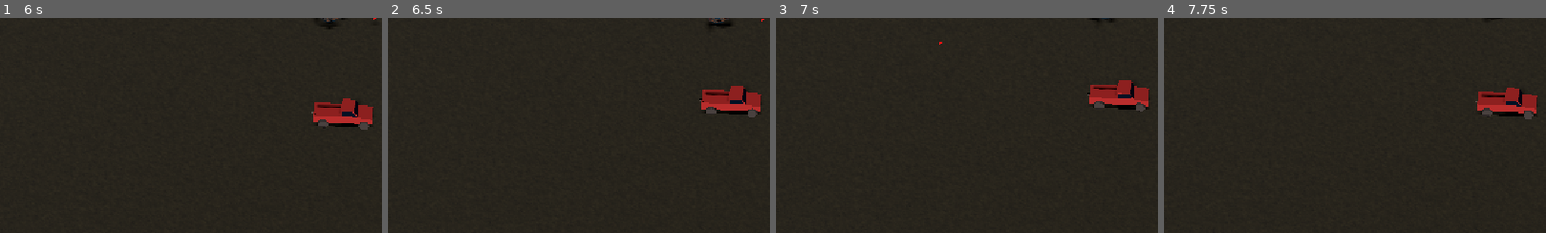
Above: before the commit, frames 1-4 (left to right).
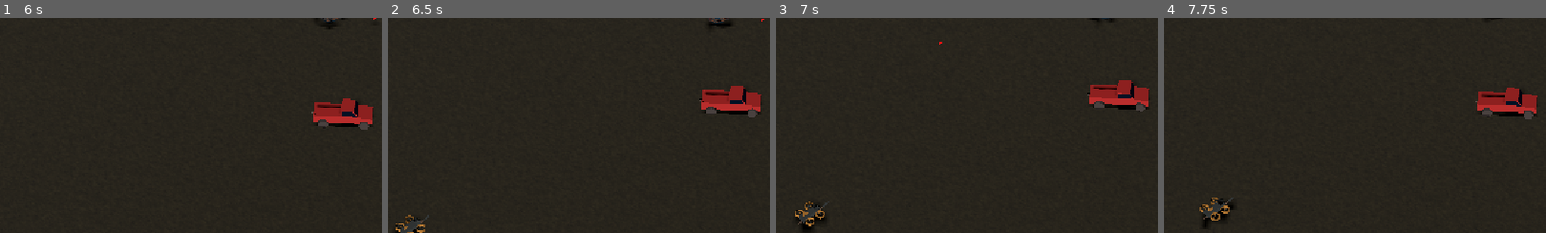
Above: after the commit, the same moments.

Repository: Gamkedo/terminus-2k28
Game: Godot game, scene res://level_menu.tscn
The game is run twice, just before and just after one commit, with the same random seed, the same clock (stepped at 60 frames per second) and the same inputs.
Inputs (mouse positions are % of the whole screen's width and height, from its top left):
- Up to frame 1 (6 s): click (50, 46) at 0.5 s; tap Enter at 1.25, 4.25 s; move the mouse to (72, 45) at 1.27 s; press the mouse at (72, 45) at 1.28 s; hold D (walk_right) 1.28-2 s; release the mouse at (72, 45) at 2 s; drag from (30, 55) to (45, 70) at 2.02 s; tap Space at 2.75 s; move the mouse to (60, 28) at 2.77 s; press the mouse at (60, 28) at 2.78 s; hold D (walk_right) 2.78-3.5 s; release the mouse at (60, 28) at 3.5 s; drag from (45, 70) to (20, 35) at 3.52 s; move the mouse to (80, 65) at 4.27 s; press the mouse at (80, 65) at 4.28 s; hold A (walk_left) 4.28-5 s; release the mouse at (80, 65) at 5 s; drag from (20, 35) to (35, 25) at 5.02 s; move the mouse to (55, 50) at 5.77 s; press the mouse at (55, 50) at 5.78 s; hold S (walk_down) from 5.78 s (still down)
- Up to frame 2 (6.5 s): keep holding S (walk_down)
- Up to frame 3 (7 s): release S (walk_down) at 6.5 s; release the mouse at (55, 50) at 6.5 s; drag from (35, 25) to (30, 55) at 6.52 s
- Up to frame 4 (7.75 s): move the mouse to (72, 45) at 7.27 s; press the mouse at (72, 45) at 7.28 s; hold W (walk_up) from 7.28 s (still down)
The pictures show only the part of the screen within x 7-57%, y 50-100%; the shares and areas given below are measured in that part.

Frame 1 is identical in both runs. In frame 2, 0.2% of the frame differs, in the area x 2-11%, y 91-100%; in frame 3, 0.5%; in frame 4, 0.5%, in the area x 9-19%, y 83-99%.

Commit message:
Quadcopter enemy

Diff:
--- a/Scenes - Levels/areaSurvivor.tscn
+++ b/Scenes - Levels/areaSurvivor.tscn
@@ -13,6 +13,7 @@
 [ext_resource type="PackedScene" uid="uid://vdwb0cf16yx0" path="res://Scenes - Objects/enemy_stationary_turret.tscn" id="11_vx5xs"]
 [ext_resource type="PackedScene" uid="uid://c4bxgkgn3crmk" path="res://Scenes - Objects/Scenery/truck_scenery.tscn" id="13_u40bk"]
 [ext_resource type="PackedScene" uid="uid://bsqax7a47vrc6" path="res://Scenes - UI/game_over.tscn" id="14_ww2x6"]
+[ext_resource type="PackedScene" uid="uid://ciwirkbxqetkg" path="res://Scenes - Objects/enemy_quadcopter.tscn" id="15_ocn12"]
 [ext_resource type="Script" uid="uid://cchqruxds1g4" path="res://Scripts/gameplay/world/survivor_enemy_looper.gd" id="15_v3a74"]
 
 [sub_resource type="StandardMaterial3D" id="StandardMaterial3D_42ddl"]
@@ -94,4 +95,4 @@
 [node name="EnemyLooper" type="Node3D" parent="." unique_id=1010977497 node_paths=PackedStringArray("enemy_container")]
 script = ExtResource("15_v3a74")
 enemy_container = NodePath("../Enemies")
-enemy_list = Array[PackedScene]([ExtResource("7_155sy"), ExtResource("11_vx5xs"), ExtResource("4_hcq85")])
+enemy_list = Array[PackedScene]([ExtResource("7_155sy"), ExtResource("11_vx5xs"), ExtResource("4_hcq85"), ExtResource("15_ocn12")])
--- /dev/null
+++ b/Scenes - Objects/enemy_quadcopter.tscn
@@ -0,0 +1,60 @@
+[gd_scene format=3 uid="uid://ciwirkbxqetkg"]
+
+[ext_resource type="Script" uid="uid://do3on4l85eckh" path="res://Scripts/gameplay/enemies/enemy_model_demo.gd" id="1_i2u5h"]
+[ext_resource type="PackedScene" uid="uid://cumr8sph0x0k5" path="res://Models (game format)/quadcopter_drone.glb" id="1_l6utp"]
+[ext_resource type="PackedScene" uid="uid://ci2m41fo4v6ig" path="res://Models (game format)/quadcopter_drone_blade.glb" id="2_je03m"]
+[ext_resource type="Script" uid="uid://bxd4qyt1cgnhi" path="res://Scripts/gameplay/health_component.gd" id="3_je03m"]
+[ext_resource type="Script" uid="uid://befgqlj510n3k" path="res://Scripts/rotator.gd" id="4_6btyk"]
+
+[sub_resource type="CylinderShape3D" id="CylinderShape3D_i2u5h"]
+height = 3.4355164
+radius = 1.4633789
+
+[node name="QuadcopterDrone" type="Node3D" unique_id=1746777189 groups=["enemy"]]
+script = ExtResource("1_i2u5h")
+speed = 4.0
+drift_time = 2.2
+rotation_speed = 2
+scoreValue = 50
+enemy_type = 6
+
+[node name="QuadcopterModel" type="Node3D" parent="." unique_id=715336534]
+transform = Transform3D(-0.45, 0, -3.934025e-08, 0, 0.45, 0, 3.934025e-08, 0, -0.45, 0, 2.346126, 0)
+
+[node name="quadcopter_drone" parent="QuadcopterModel" unique_id=1902134433 instance=ExtResource("1_l6utp")]
+transform = Transform3D(-1, 0, 8.742278e-08, 0, 1, 0, -8.742278e-08, 0, -1, 0, 0, 0)
+
+[node name="Blades" type="Node3D" parent="QuadcopterModel" unique_id=1328004725]
+
+[node name="quadcopter_drone_blade" parent="QuadcopterModel/Blades" unique_id=503270437 instance=ExtResource("2_je03m")]
+transform = Transform3D(1, 0, 0, 0, 1, 0, 0, 0, 1, -2.167806, -4.7683716e-07, 1.9879308)
+script = ExtResource("4_6btyk")
+rot_amount = Vector3(0, 28, 0)
+
+[node name="quadcopter_drone_blade2" parent="QuadcopterModel/Blades" unique_id=20251109 instance=ExtResource("2_je03m")]
+transform = Transform3D(1, 0, 0, 0, 1, 0, 0, 0, 1, -2.167806, -4.7683716e-07, -1.9604745)
+script = ExtResource("4_6btyk")
+rot_amount = Vector3(0, 28, 0)
+
+[node name="quadcopter_drone_blade3" parent="QuadcopterModel/Blades" unique_id=723129295 instance=ExtResource("2_je03m")]
+transform = Transform3D(1, 0, 0, 0, 1, 0, 0, 0, 1, 2.150112, -4.7683716e-07, 1.9879308)
+script = ExtResource("4_6btyk")
+rot_amount = Vector3(0, -28, 0)
+
+[node name="quadcopter_drone_blade4" parent="QuadcopterModel/Blades" unique_id=181986669 instance=ExtResource("2_je03m")]
+transform = Transform3D(1, 0, 0, 0, 1, 0, 0, 0, 1, 2.150112, -4.7683716e-07, -1.9604745)
+script = ExtResource("4_6btyk")
+rot_amount = Vector3(0, -28, 0)
+
+[node name="Area3D" type="Area3D" parent="." unique_id=70386997]
+collision_layer = 2
+collision_mask = 5
+
+[node name="CollisionShape3D" type="CollisionShape3D" parent="Area3D" unique_id=1266325733]
+transform = Transform3D(1, 0, 0, 0, 1, 0, 0, 0, 1, 0, 1.2577972, 0)
+shape = SubResource("CylinderShape3D_i2u5h")
+
+[node name="HealthComponent" type="Node" parent="." unique_id=1413609512]
+script = ExtResource("3_je03m")
+max_health = 70
+metadata/_custom_type_script = "uid://bxd4qyt1cgnhi"
--- a/Scripts/gameplay/enemies/enemy.gd
+++ b/Scripts/gameplay/enemies/enemy.gd
@@ -13,6 +13,9 @@
 var count_kill_for_wave : bool = true
 
 func _ready() -> void:
+	if not is_in_group("enemy"):
+		push_error(name + " isn't in enemy group! It won't take damage :(")
+
 	if health_component == null:
 		push_error(name + " is missing health component! Please add one")
 		health_component = HealthComponent.new()
--- a/Scripts/gameplay/enemies/enemy_model_demo.gd
+++ b/Scripts/gameplay/enemies/enemy_model_demo.gd
@@ -1,7 +1,7 @@
 extends Enemy
 
-var speed := 2.0
-var drift_time := 1.5
+@export var speed := 2.0
+@export var drift_time := 1.5
 
 var direction := Vector3.ZERO
 var time_left := 0.0
@@ -10,11 +10,13 @@
 var attack_timer_max: float = 1.00 ## attack cooldown timer in seconds
 var attack_timer: float = attack_timer_max
 
-var rotation_speed := 5
+@export var rotation_speed := 5
 
 @onready var collision_area: Area3D = $Area3D
 
 func _ready():
+	super._ready()
+
 	pick_new_direction()
 
 	collision_area.body_entered.connect(_collision_detected)
--- a/Scripts/gameplay/game_global.gd
+++ b/Scripts/gameplay/game_global.gd
@@ -6,7 +6,7 @@
 # -there's always exactly and only 1 instance of something
 # -it's something many other places in code will need to use
 
-enum EnemyTypes{ROBODOG, DOGELISK, ANDROID, TURRET, ROOMBYE, FLOATING_HEAD}
+enum EnemyTypes{ROBODOG, DOGELISK, ANDROID, TURRET, ROOMBYE, FLOATING_HEAD, QUADCOPTER}
 
 var player_ref: Player
 var world_boundaries: WorldBoundaries
--- /dev/null
+++ b/Scripts/rotator.gd
@@ -0,0 +1,6 @@
+extends Node3D
+
+@export var rot_amount: Vector3 = Vector3(0,1,0)
+
+func _process(delta: float) -> void:
+	rotation += rot_amount * delta
Binary file added: Models (game format)/quadcopter_drone.glb
Not shown, added: Models (game format)/quadcopter_drone.glb.import
Binary file added: Models (game format)/quadcopter_drone_blade.glb
Not shown, added: Models (game format)/quadcopter_drone_blade.glb.import
Not shown, added: Scripts/rotator.gd.uid
Not shown, added: Source Art or Audio (blend, psd, aup etc)/models/example-tread-robot.blend
Not shown, added: Source Art or Audio (blend, psd, aup etc)/models/quadcopter_drone.blend
Not shown, added: Source Art or Audio (blend, psd, aup etc)/models/stationary_turret.blend
Not shown, added: Source Art or Audio (blend, psd, aup etc)/models/truck.blend
